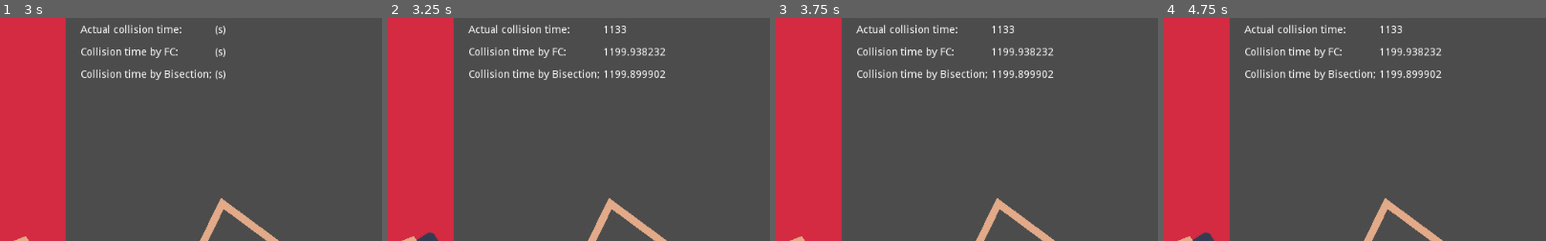
Above: before the commit, frames 1-4 (left to right).
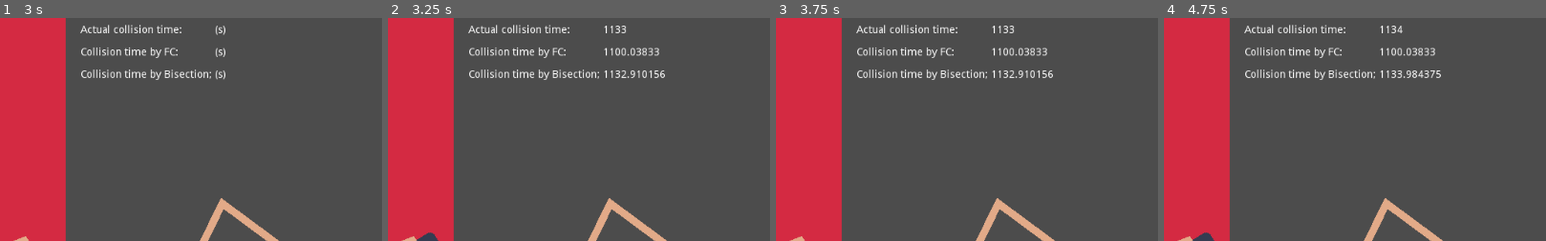
Above: after the commit, the same moments.

Repository: J-Gann/Computer-Games
Game: Godot game, scene res://Node2D.tscn
Two runs of this game, one before a commit and one after it. Both use one fixed random seed, a clock stepped at 60 frames per second and the inputs below. The engine's default icon, where the game draws it, is replaced by a stand-in: a white triangle on a blue panel in a dark square.
Inputs:
- Up to frame 1 (3 s): click "START" at 0.5 s; click "START" at 1.25 s; click "START" at 2 s
- Up to frame 2 (3.25 s): no input
- Up to frame 3 (3.75 s): tap Enter at 3.5 s
- Up to frame 4 (4.75 s): no input
The pictures show only the part of the screen within x 50-100%, y 3-53%; the shares and areas given below are measured in that part.

Frame 1 is identical in both runs. In frame 2, 0.3% of the frame differs, in the area x 59-73%, y 13-27%; in frame 3, 0.3%; in frame 4, 0.3%, in the area x 59-73%, y 3-27%.

Commit message:
sex07 mit falscher fast correction, ansonsten fertig

Diff:
--- a/ex07/collision_time_release/Node2D.gd
+++ b/ex07/collision_time_release/Node2D.gd
@@ -5,11 +5,12 @@
 var col_T
 var old_T
 var dis
-var old_dis
 var stop
-var stop_act = false
-var drawnow = false
-
+var stop_act
+var drawnow
+var curve
+var lenght
+var dold
 var rad	= 10
 var col = Color(255,0,0)
 
@@ -30,6 +31,8 @@
 	roadNode = get_node("Road")
 	sprite = get_node("Path2D/CharacterFollow/Sprite")
 	oldPos = sprite.to_global(sprite.get_position())
+	curve = $Path2D.get_curve()
+	lenght = curve.get_baked_length ()
 	set_process(false)
 
 
@@ -41,18 +44,21 @@
 	$Timer.start(param_T)
 	old_T = param_T
 	stop = false
+	stop_act = false
+	drawnow = true
+	dold = distance()
 
 func _process(delta):
 	param_V = $Speed.value
 	param_T = $Time.value
-	if param_T != old_T:
-		$Timer.stop()
-		$Timer.start(param_T)
-		old_T = param_T
-
+	lenght = lenght / param_V /1000
 	oldPos = sprite.to_global(sprite.get_position())
 	dis = distance()
 	if !stop:
+		if param_T != old_T:
+			$Timer.stop()
+			$Timer.start(param_T)
+			old_T = param_T
 		var newOffset = pathNode.get_offset() + param_V * delta
 		pathNode.set_offset(newOffset)
 	if drawnow:
@@ -79,12 +85,14 @@
 	stop_act = true
 
 func fast_correction():
-	return (col_T-param_T + (old_dis/param_V))-timeStart
+	var t1 = col_T - 1000*param_T
+	var dt1 =lenght*(col_T-(param_T*1000))
+	return ((t1 + dold/param_V)-timeStart)
 
 func bisection():
-	var t1 = col_T-param_T
+	var t1 = col_T-(param_T*1000)
 	var t2 = col_T
-	while abs(t1-t2)>(param_T/1000.0):
+	while abs(t1-t2)>(param_T):
 		var t = (t1+t2)/2
 		if act_T > t:
 			t1 = t
@@ -103,5 +111,4 @@
 		$Timer.stop()
 	else:
 		drawnow = true
-
-	old_dis = dis
+	dold = dis
